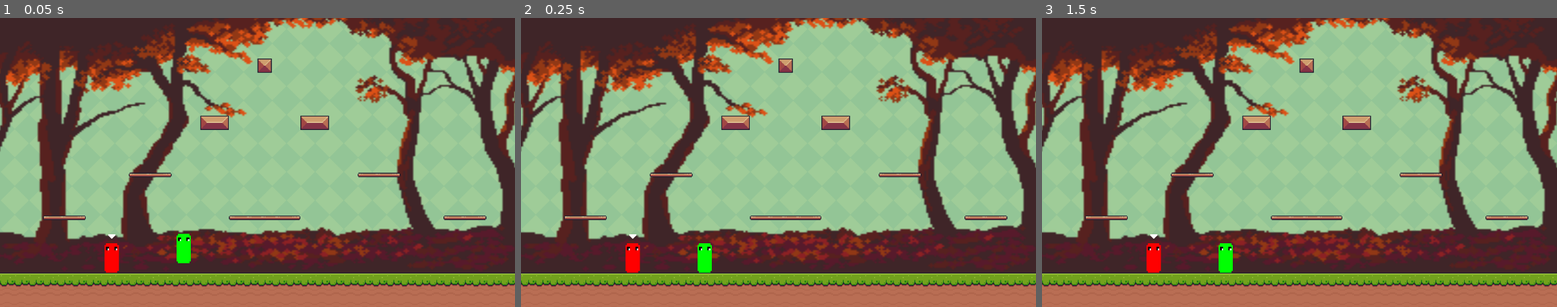
Above: before the commit, frames 1-3 (left to right).
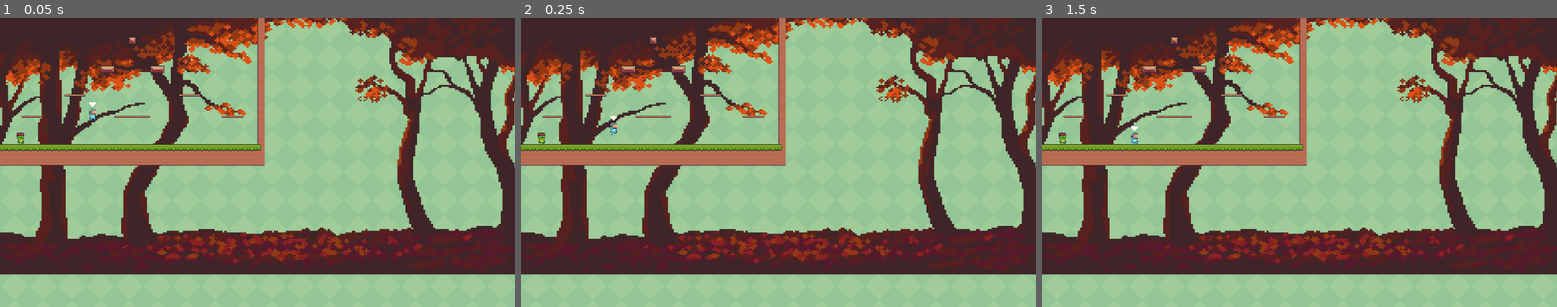
Above: after the commit, the same moments.

Repository: PhilipW02/2d-platformer
Game: Godot game, scene res://node_2d.tscn
The game is run twice, just before and just after one commit, with the same random seed, the same clock (stepped at 60 frames per second) and the same inputs.
Inputs:
- Up to frame 1 (0.05 s): no input
- Up to frame 2 (0.25 s): no input
- Up to frame 3 (1.5 s): tap Enter at 1.25 s

The runs differ from the first frame. In frame 1, 22% of the frame differs, in the area x 0-100%, y 0-100%; in frame 2, 22%; in frame 3, 22%.

Commit message:
restoring old Tag logics + smaller game

Diff:
--- a/MainGame.gd
+++ b/MainGame.gd
@@ -8,9 +8,9 @@
 func choose_tagger():
 	var player_number = RandomNumberGenerator.new().randi_range(0, 1)
 	if player_number == 0:
+		_player1.istagger = true
+	else:
 		_player2.istagger = true
-	else:
-		_player1.istagger = true
 
 func tagged(tagger, player_number):
 	tagger.istagger = false
--- a/Player.gd
+++ b/Player.gd
@@ -3,43 +3,39 @@
 @export var jump_impulse = 500.0
 @export var gravity = 1000.0
 @export var speed = 250.0
-@export var istagger = false
+var istagger = false
+var can_tag = true
 @export var player_number: int
-#var touched_player = false
-#var tagtimeouton = false
-var can_tag = false
-
-var _player: CharacterBody2D
 @onready var taggerindicator = $taggerindicator
+#var _player: CharacterBody2D
 
 # Tagger Interaction
-func tag(player: CharacterBody2D):
-	if not istagger:
-		return
+#func tag(player: CharacterBody2D):
+	#if not istagger:
+		#return
 
-	self.istagger = false
-	var timer = Timer.new()
-	self.add_child(timer)
-	timer.wait_time = 1
-	timer.timeout.connect(func(): player.istagger = true)
-	timer.start()
+	#self.istagger = false
+	#var timer = Timer.new()
+	#self.add_child(timer)
+	#timer.wait_time = 0.25
+	#timer.timeout.connect(func(): player.istagger = true)
+	#timer.start()
 
 func _on_touch_box_body_entered(body: Node2D) -> void:
-	if body.is_in_group("players") && istagger:
-		print("")
-		print("player exited: ", body)
-		_player = body
+	if body.is_in_group("players"):
+		print('im player', player_number, ', istagger = ', istagger)
 
-func _on_touch_box_body_exited(_body: Node2D) -> void:
-	if istagger:
-		can_tag = true
-		if _body == _player:
-			_player._player = null
-			tag(_player)
-		print("tagger set to true for player1")
-		_body.istagger = false
-	else:
-		can_tag = false
+		if istagger == true && can_tag:
+			can_tag = false
+			istagger = false
+			body.istagger = true
+			print("Successfully tagged: ", body.name)
+
+func _on_touch_box_body_exited(body: Node2D) -> void:
+	if body.is_in_group("players"):
+		if istagger:
+			print("Tagger ready to tag again.")
+			can_tag = true
 
 # Movement
 func _physics_process(_delta: float) -> void:
--- a/node_2d.tscn
+++ b/node_2d.tscn
@@ -7,9 +7,9 @@
 [ext_resource type="Texture2D" uid="uid://jxu5xk6v80ts" path="res://Assets/Background/parallax_forest_pack web/parallax_forest_pack web/v2/layers/middle.png" id="2_x0ka3"]
 [ext_resource type="Script" uid="uid://caisu44af80tn" path="res://Player.gd" id="3_0hol4"]
 [ext_resource type="AudioStream" uid="uid://b6jt0ky4ekvrq" path="res://Assets/Sound/wahoo.wav" id="5_q6r6c"]
+[ext_resource type="Texture2D" uid="uid://bb8gwvjw0uba3" path="res://Assets/Main Characters/Ninja Frog/Jump (32x32).png" id="7_ir8iy"]
 [ext_resource type="Texture2D" uid="uid://br3lqfbo4juax" path="res://Assets/pixel-16x16 (2).png" id="8_x0ka3"]
-[ext_resource type="Texture2D" uid="uid://c6qi1ledopr6f" path="res://Assets/pixel-16x16.png" id="9_hqns4"]
-[ext_resource type="Texture2D" uid="uid://q88dtoko5x1c" path="res://Assets/pixel-16x16 (1).png" id="9_x0ka3"]
+[ext_resource type="Texture2D" uid="uid://cl3xe2tnkiuil" path="res://Assets/Main Characters/Virtual Guy/Jump (32x32).png" id="11_x0ka3"]
 
 [sub_resource type="TileSetAtlasSource" id="TileSetAtlasSource_wtcfe"]
 texture = ExtResource("1_wtcfe")
@@ -317,11 +317,11 @@
 sources/0 = SubResource("TileSetAtlasSource_wtcfe")
 
 [sub_resource type="RectangleShape2D" id="RectangleShape2D_epypp"]
-size = Vector2(32, 66)
+size = Vector2(18, 27)
 
 [sub_resource type="CapsuleShape2D" id="CapsuleShape2D_hqns4"]
-radius = 22.0
-height = 84.0
+radius = 16.0
+height = 32.0
 
 [node name="TagGame" type="Node2D" unique_id=819537341]
 script = ExtResource("1_x0ka3")
@@ -341,15 +341,9 @@
 scale = Vector2(4.443015, 3.6312501)
 texture = ExtResource("2_x0ka3")
 
-[node name="TileMap" type="TileMap" parent="Stage" unique_id=554654185]
-texture_filter = 1
-tile_set = SubResource("TileSet_0e48y")
-format = 2
-
-[node name="Layer1" type="TileMapLayer" parent="Stage/TileMap" unique_id=2031121527]
+[node name="Layer1" type="TileMapLayer" parent="Stage" unique_id=2031121527]
 use_parent_material = true
 position = Vector2(0, -5)
-scale = Vector2(2, 2)
 tile_map_data = PackedByteArray("AAAAABIAAAAHAAAAAAAAABMAAAAHAAEAAAAjABIAAAAHAAAAAAAjABMAAAAHAAEAAAAiABIAAAAHAAAAAAAiAB …(2672 unchanged characters)…
 tile_set = SubResource("TileSet_0e48y")
 
@@ -365,21 +359,21 @@
 player_number = 1
 
 [node name="CollisionShape2D" type="CollisionShape2D" parent="Player1" unique_id=788279527]
-position = Vector2(116, 525)
+position = Vector2(-88, 223.5)
 shape = SubResource("RectangleShape2D_epypp")
 
 [node name="Character" type="Sprite2D" parent="Player1" unique_id=1525925763]
 texture_filter = 1
-position = Vector2(116, 525)
-scale = Vector2(3.1250002, 4.125)
-texture = ExtResource("9_hqns4")
+position = Vector2(-87.999985, 223.00003)
+scale = Vector2(0.758, 1)
+texture = ExtResource("7_ir8iy")
 
 [node name="JumpSound" type="AudioStreamPlayer2D" parent="Player1" unique_id=390660988]
 position = Vector2(58, -5)
 stream = ExtResource("5_q6r6c")
 
 [node name="TouchBox" type="Area2D" parent="Player1" unique_id=102075905]
-position = Vector2(152, 505)
+position = Vector2(-52, 203)
 collision_layer = 2
 collision_mask = 2
 
@@ -389,7 +383,7 @@
 
 [node name="taggerindicator" type="Sprite2D" parent="Player1" unique_id=1077362241]
 texture_filter = 1
-position = Vector2(116, 477)
+position = Vector2(-88, 202)
 texture = ExtResource("8_x0ka3")
 
 [node name="Player2" type="CharacterBody2D" parent="." unique_id=1224170065 groups=["players"]]
@@ -398,21 +392,21 @@
 player_number = 2
 
 [node name="CollisionShape2D" type="CollisionShape2D" parent="Player2" unique_id=790191732]
-position = Vector2(411, 515)
+position = Vector2(207, 213)
 shape = SubResource("RectangleShape2D_epypp")
 
 [node name="Character" type="Sprite2D" parent="Player2" unique_id=1312735429]
 texture_filter = 1
-position = Vector2(410.99997, 515)
-scale = Vector2(3.1250002, 4.125)
-texture = ExtResource("9_x0ka3")
+position = Vector2(206.99998, 213.00003)
+scale = Vector2(0.758, 1)
+texture = ExtResource("11_x0ka3")
 
 [node name="JumpSound" type="AudioStreamPlayer2D" parent="Player2" unique_id=1607921493]
 position = Vector2(7, -9)
 stream = ExtResource("5_q6r6c")
 
 [node name="TouchBox" type="Area2D" parent="Player2" unique_id=1775423262]
-position = Vector2(447, 495)
+position = Vector2(243, 193)
 collision_layer = 2
 collision_mask = 2
 
@@ -422,7 +416,7 @@
 
 [node name="taggerindicator" type="Sprite2D" parent="Player2" unique_id=1687642658]
 texture_filter = 1
-position = Vector2(411, 467)
+position = Vector2(207, 192)
 texture = ExtResource("8_x0ka3")
 
 [connection signal="body_entered" from="Player1/TouchBox" to="Player1" method="_on_touch_box_body_entered"]
--- a/project.godot
+++ b/project.godot
@@ -62,6 +62,7 @@
 
 [rendering]
 
+textures/canvas_textures/default_texture_filter=0
 rendering_device/driver.windows="d3d12"
 renderer/rendering_method="gl_compatibility"
 renderer/rendering_method.mobile="gl_compatibility"
